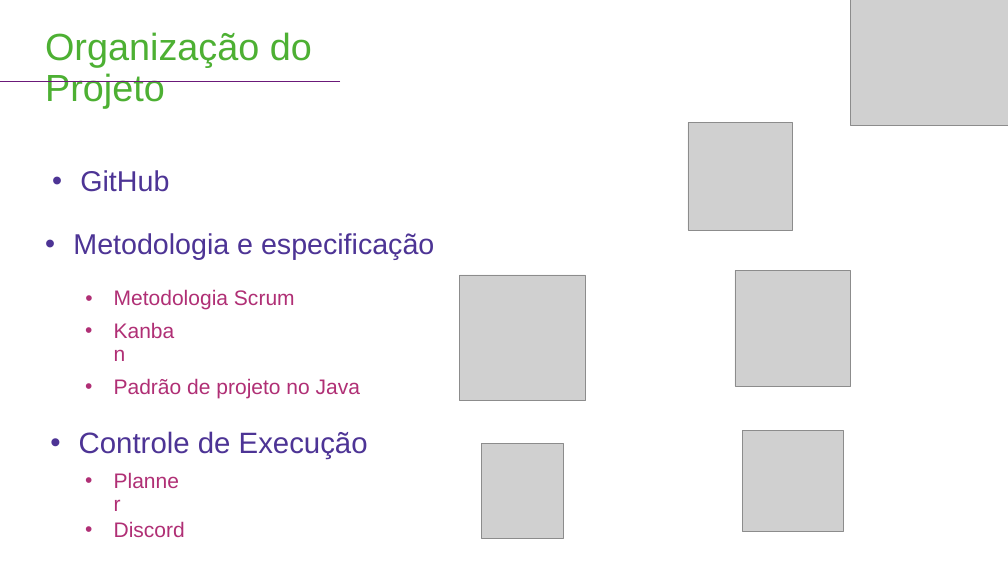
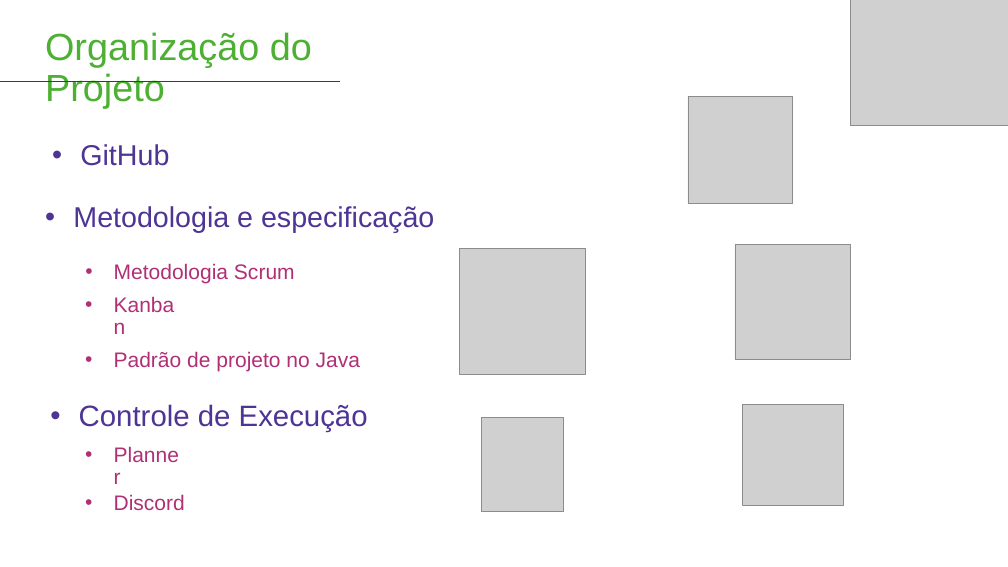
Before and after one commit to GVRO1/curso-angular, a slide deck: slide 5 of documentacao/Apresentações/Sprint 3.pptx (slide 6 before the commit). Drawn at 1008x567 pixels with LibreOffice and Linux fonts; fonts in the diff are those of the drawing; grey boxes stand for pictures. Boxes give left, top, right and bottom in pixels: in the first picture for what was removed or moved away, otherwise in the second. Text is boxed around its words. In the diff, an @@ line names an element or a change of style, - is before the commit and + after.

```diff
--- a/documentacao/Apresentações/Sprint 3.pptx
+++ b/documentacao/Apresentações/Sprint 3.pptx
@@ 8 texts, 5 pictures: place and size @@
-8 texts, 5 pictures at box(73, 123, 851, 538)
+8 texts, 5 pictures at box(73, 96, 851, 512)
```
Also in this commit, not shown: 4 other slides changed, 1 slide removed.
